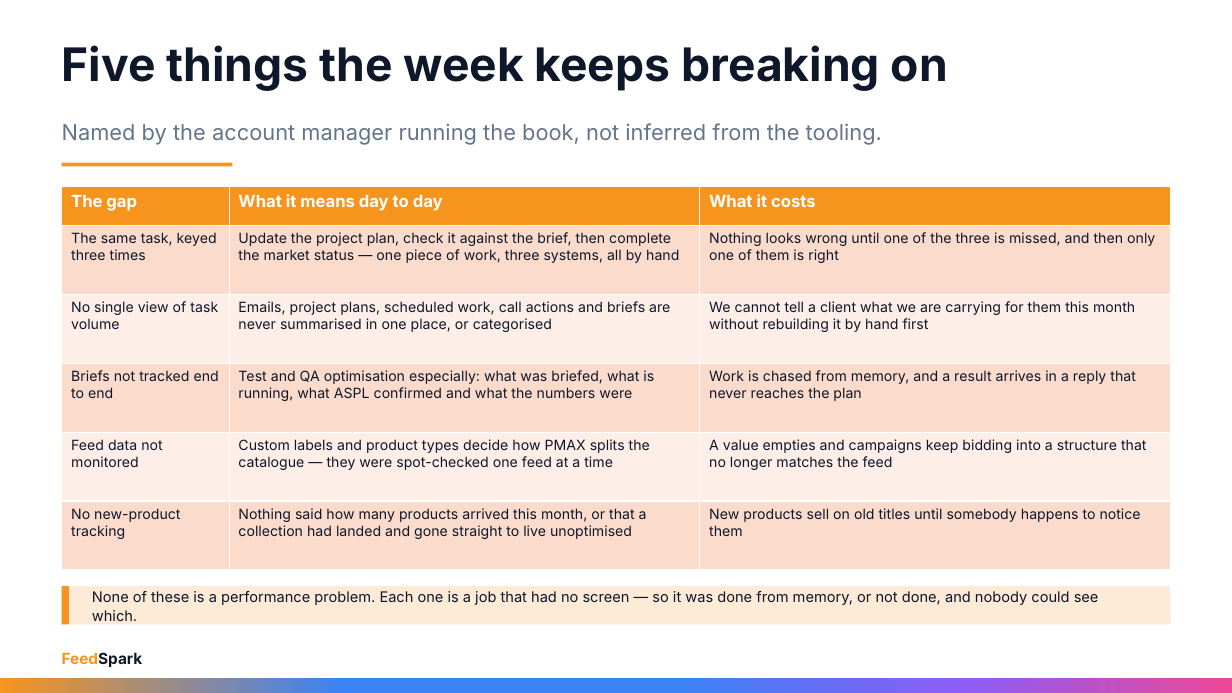
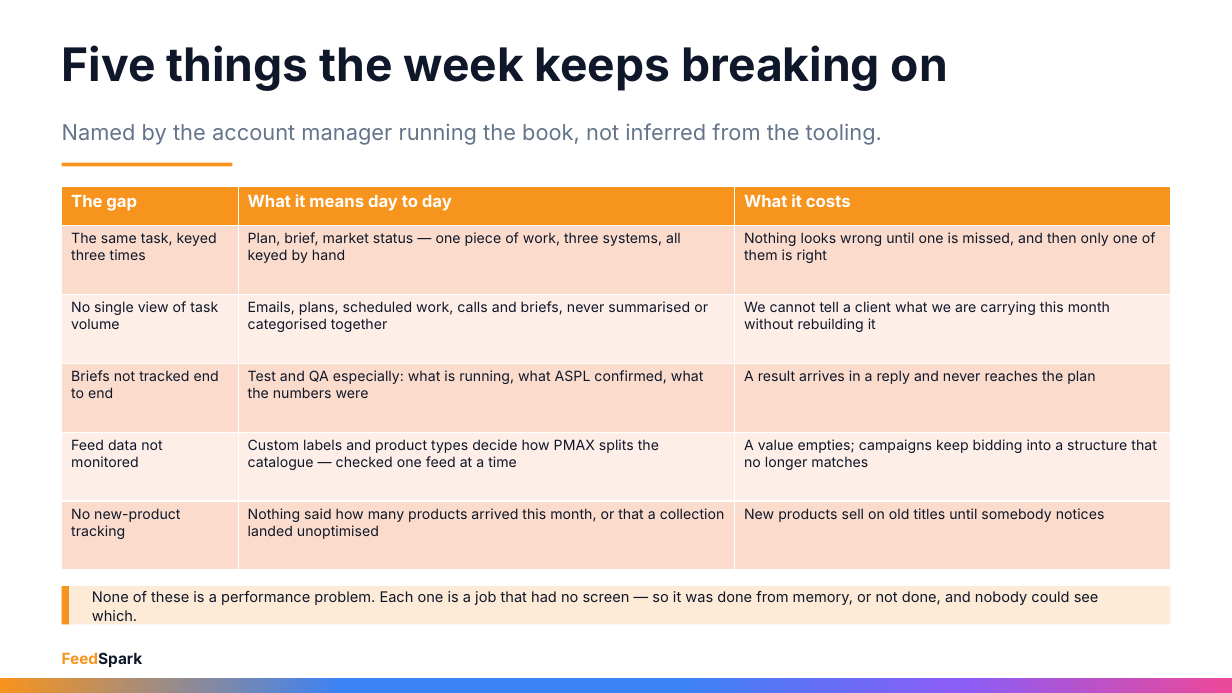
Before and after one commit to rayvtt/feedspark, a slide deck: slide 6 of docs/materials/FCC_Business_Case_Sep26.pptx. Drawn at 1232x693 pixels with LibreOffice and Linux fonts; fonts in the diff are those of the drawing. Boxes give left, top, right and bottom in pixels: in the first picture for what was removed or moved away, otherwise in the second. Text is boxed around its words. In the diff, an @@ line names an element or a change of style, - is before the commit and + after.

```diff
--- a/docs/materials/FCC_Business_Case_Sep26.pptx
+++ b/docs/materials/FCC_Business_Case_Sep26.pptx
@@ table at [62, 187, 1171, 570] @@
-row 2, column 2: Update the project plan, check it against the brief, then complete the market status — one piece of work, three systems, all by hand
+row 2, column 2: Plan, brief, market status — one piece of work, three systems, all keyed by hand
-row 2, column 3: Nothing looks wrong until one of the three is missed, and then only one of them is right
+row 2, column 3: Nothing looks wrong until one is missed, and then only one of them is right
-row 3, column 2: Emails, project plans, scheduled work, call actions and briefs are never summarised in one place, or categorised
+row 3, column 2: Emails, plans, scheduled work, calls and briefs, never summarised or categorised together
-row 3, column 3: We cannot tell a client what we are carrying for them this month without rebuilding it by hand first
+row 3, column 3: We cannot tell a client what we are carrying this month without rebuilding it
-row 4, column 2: Test and QA optimisation especially: what was briefed, what is running, what ASPL confirmed and what the numbers were
+row 4, column 2: Test and QA especially: what is running, what ASPL confirmed, what the numbers were
-row 4, column 3: Work is chased from memory, and a result arrives in a reply that never reaches the plan
+row 4, column 3: A result arrives in a reply and never reaches the plan
-row 5, column 2: Custom labels and product types decide how PMAX splits the catalogue — they were spot-checked one feed at a time
+row 5, column 2: Custom labels and product types decide how PMAX splits the catalogue — checked one feed at a time
-row 5, column 3: A value empties and campaigns keep bidding into a structure that no longer matches the feed
+row 5, column 3: A value empties; campaigns keep bidding into a structure that no longer matches
-row 6, column 2: Nothing said how many products arrived this month, or that a collection had landed and gone straight to live unoptimised
+row 6, column 2: Nothing said how many products arrived this month, or that a collection landed unoptimised
-row 6, column 3: New products sell on old titles until somebody happens to notice them
+row 6, column 3: New products sell on old titles until somebody notices
```
Also in this commit, not shown: 2 other slides changed, 1 other file.
